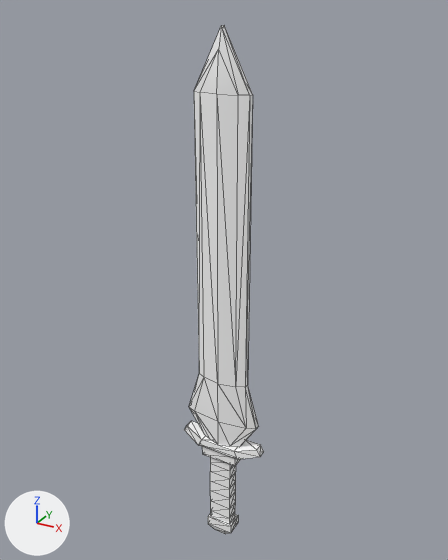
Two versions of the glTF model assets/synty/simple_fantasy/models/SF_Wep_BlackSword_01.glb, one commit apart.
Camera for both pictures: a camera (50 mm lens) standing at (0.0155, -0.028, 0.0325) and looking at (-0.0004, 0.0009, 0.018). Lighting does not change. The marker at lower left points along +X, +Y and +Z. Mesh edges are drawn as thin lines.

Objects in the first picture: 'SF_Wep_BlackSword_01'.
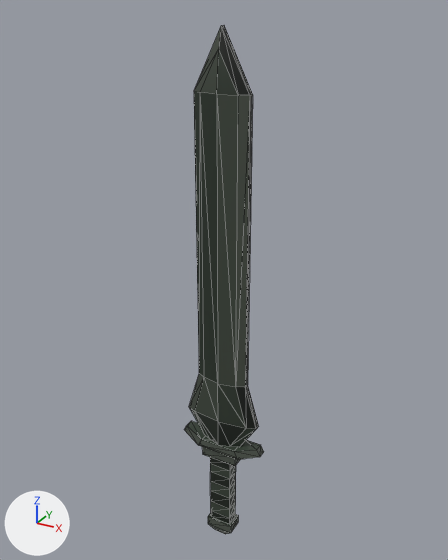
Boxes [x1, y1, x2, y2] around the edits, measured in the pictures (448 x 560 px):
```json
{"object": "SF_Wep_BlackSword_01", "change": "surface changed", "before": [184, 26, 264, 534], "after": [184, 26, 264, 534], "on screen": "grey to black"}
```

The change, as JSON lines over the scene's bpy script:
```json
{"op": "add", "block": "img_undead_footman_01", "code": ["img_undead_footman_01 = load_image('Undead_Footman_01', '_unpacked/Undead_Footman_01', 512, 512, 'sRGB')"]}
{"op": "remove", "block": "mat_lambert1", "code": "mat_lambert1.base_color = (1.0, 1.0, 1.0)  # white #ffffff"}
{"op": "add", "block": "mat_lambert1", "code": "mat_lambert1.texture = img_undead_footman_01"}
```
